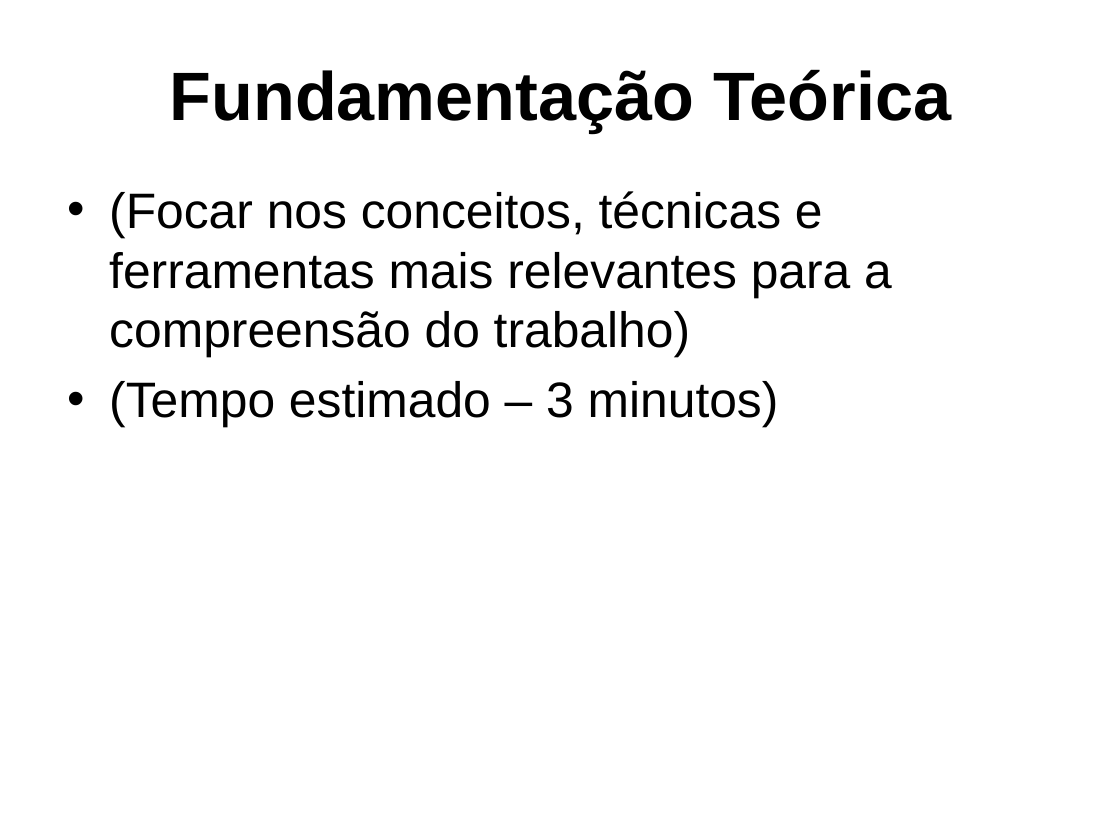
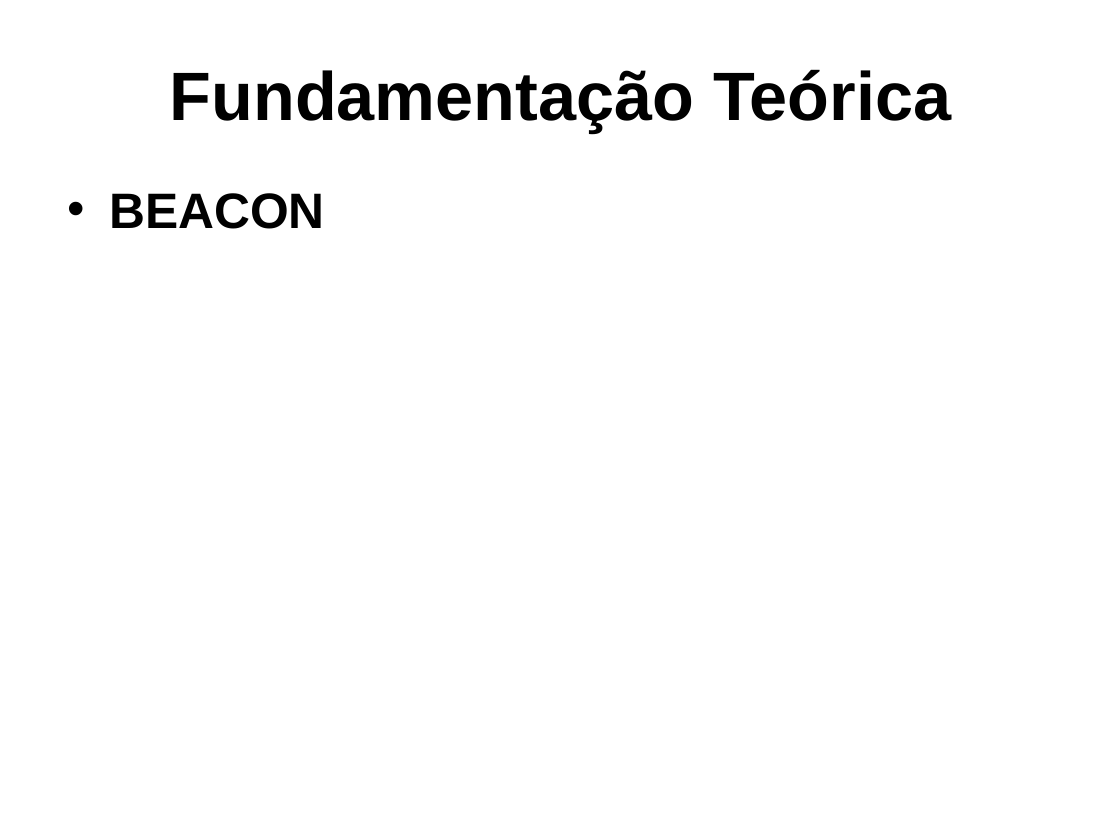
Before and after one commit to dalton-reis/tcc_bcc_2018_2_drkrause_DjonathanRafaelKrause, a slide deck: slide 5 of Textos/ApresentacaoTCC-DjonathanKrause.pptx. Drawn at 1120x840 pixels with LibreOffice and Linux fonts; fonts in the diff are those of the drawing; background and template pictures are left out. Boxes give left, top, right and bottom in pixels: in the first picture for what was removed or moved away, otherwise in the second. Text is boxed around its words. In the diff, an @@ line names an element or a change of style, - is before the commit and + after.

```diff
--- a/Textos/ApresentacaoTCC-DjonathanKrause.pptx
+++ b/Textos/ApresentacaoTCC-DjonathanKrause.pptx
@@ text at bbox=[109, 193, 325, 229]: text changed; bold on @@
-• (Focar nos conceitos, técnicas e ferramentas mais relevantes para a compreensão do trabalho)
-• (Tempo estimado – 3 minutos)
+• BEACON
```
Also in this commit, not shown: 4 other slides changed, 9 slides added, 4 slides removed, 4 other files.
